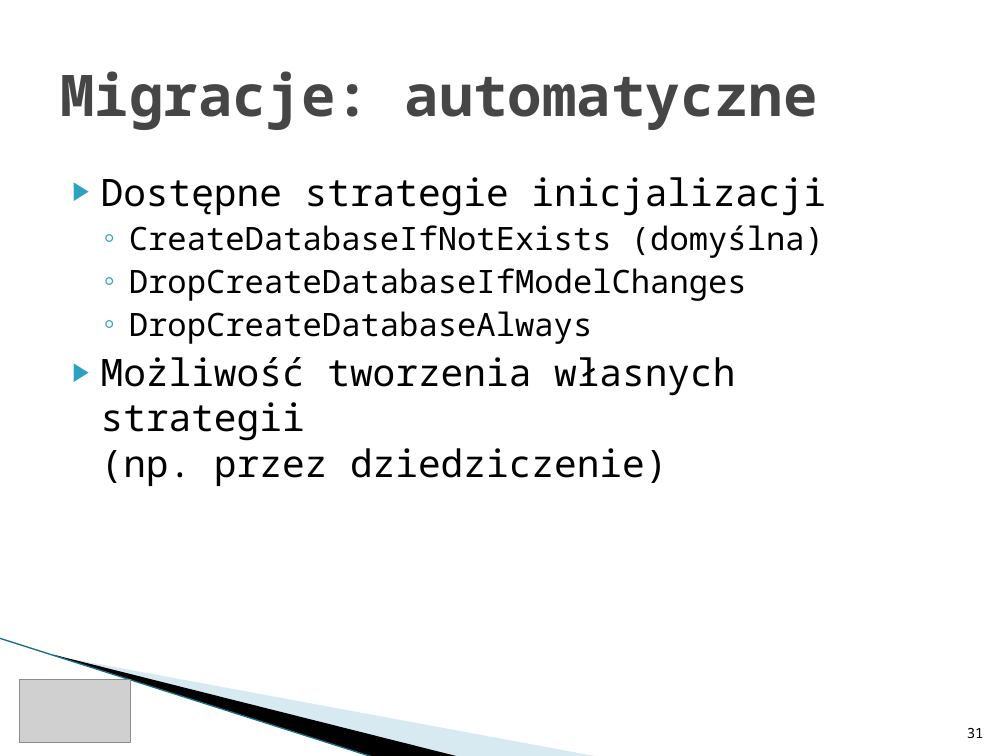
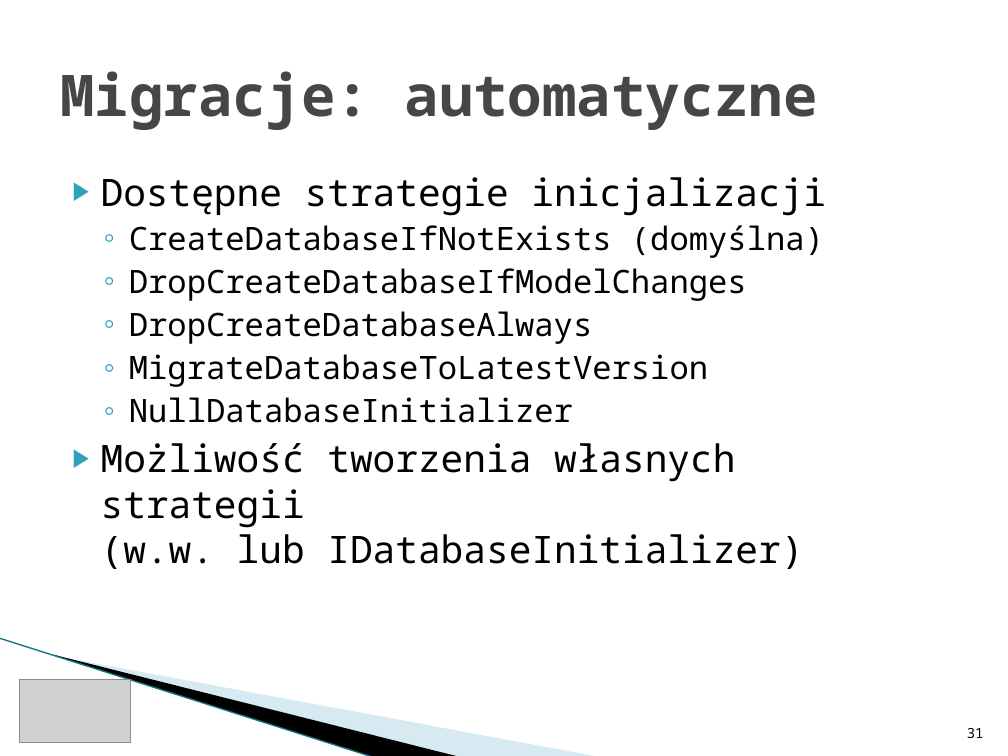
Before and after one commit to rwoszczyk/Training, a slide deck: slide 31 of ItKrd_EF.pptx. Drawn at 1008x756 pixels with LibreOffice and Linux fonts; fonts in the diff are those of the drawing; grey boxes stand for pictures; background and template pictures are left out. Boxes give left, top, right and bottom in pixels: in the first picture for what was removed or moved away, otherwise in the second. Text is boxed around its words. In the diff, an @@ line names an element or a change of style, - is before the commit and + after.

```diff
--- a/ItKrd_EF.pptx
+++ b/ItKrd_EF.pptx
@@ text at [101,354,803,569]: text changed @@
-▶ Możliwość tworzenia własnych strategii
-  (np. przez dziedziczenie)
+  ◦ MigrateDatabaseToLatestVersion
+  ◦ NullDatabaseInitializer
+▶ Możliwość tworzenia własnych strategii
+  (w.w. lub IDatabaseInitializer)
```
Also in this commit, not shown: 5 other slides changed, 1 slide added, 1 slide removed, 12 other files.
